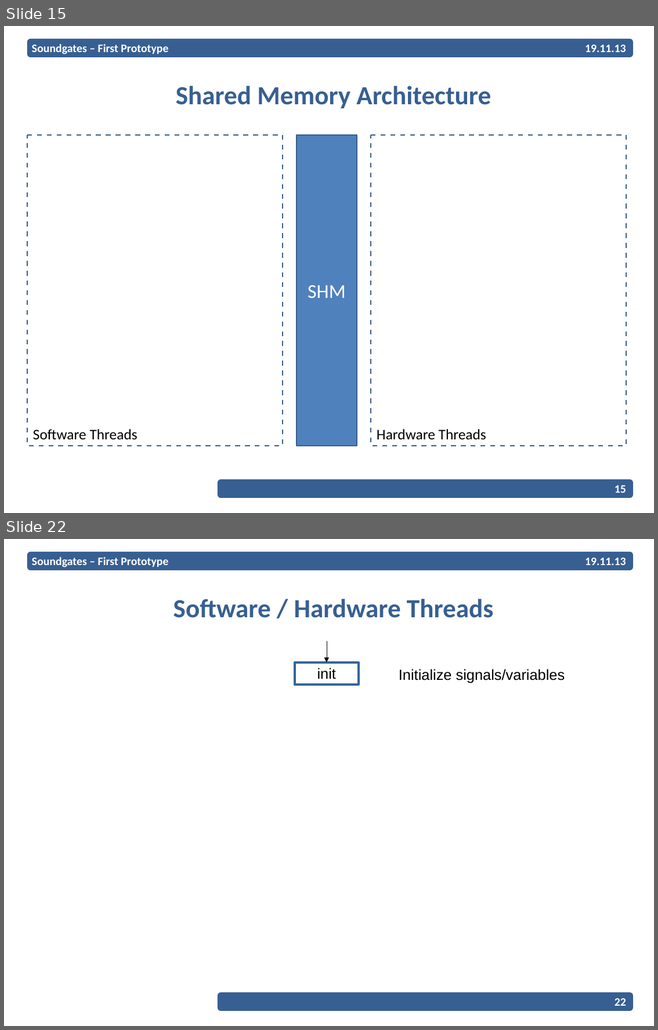
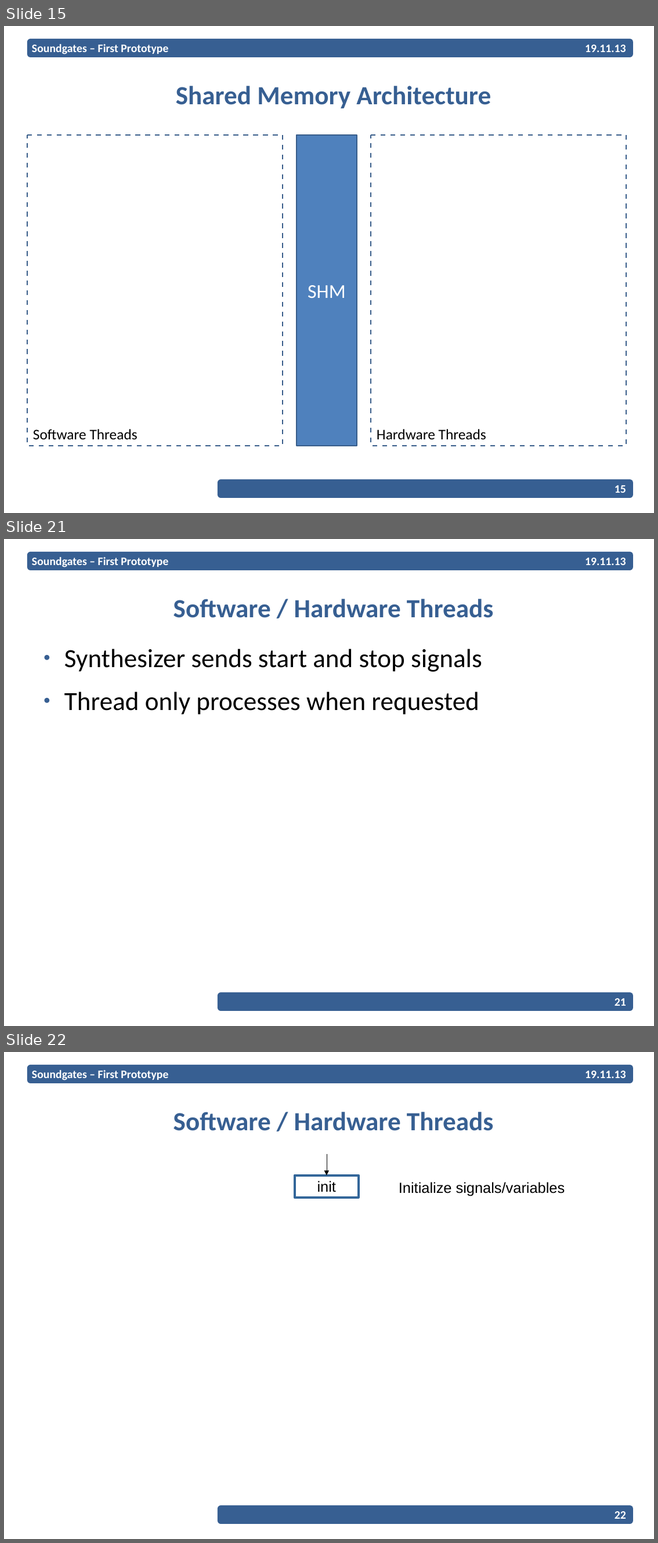
Before and after one commit to EPiCS/soundgates, a slide deck: documents/milestone1-2-presentation/Presentation.odp. Shown one above the other, each under a label of ours: slides 15 and 22 before the commit, slides 15, 21 and 22 after it; the slides between them are not shown. The pictures are 658x1030 and 658x1543 pixels, drawn with LibreOffice and Linux fonts; fonts in the diff are those of the drawing; background and template pictures are left out. Boxes give left, top, right and bottom in pixels: in the first picture for what was removed or moved away, otherwise in the second. Text is boxed around its words. In the diff, an @@ line names an element or a change of style, - is before the commit and + after.

Commit message:
changed label main to synthesizer

```diff
--- a/documents/milestone1-2-presentation/Presentation.odp
+++ b/documents/milestone1-2-presentation/Presentation.odp
@@ slide 21 added at [4,539,654,1026], background #FFFFFF; not listed: 2 template elements that a slide beside it also shows @@
@@ text added at [32,557,168,567], 14 pt, text #FFFFFF, bold @@
+Soundgates – First Prototype
@@ text added at [585,558,626,565], 14 pt, text #FFFFFF, bold @@
+19.11.13
@@ title added at [173,599,493,618], 32 pt, text #375F92, bold @@
+Software / Hardware Threads
@@ text added at [64,649,482,715], 32 pt, text #000000 @@
+● Synthesizer sends start and stop signals
+● Thread only processes when requested
@@ page number added at [614,998,626,1006], 14 pt, text #FFFFFF, bold @@
+21
```
Also in this commit, not shown: 5 slides changed, 1 slide removed.
